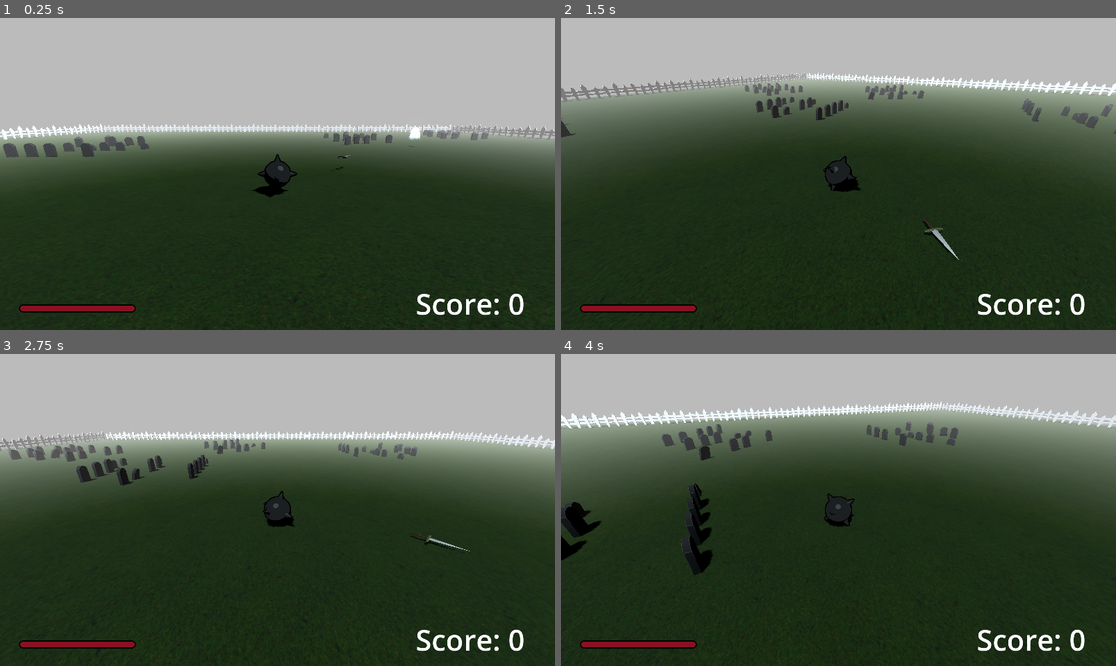
Above: before the commit, frames 1-4 (two rows, left to right).
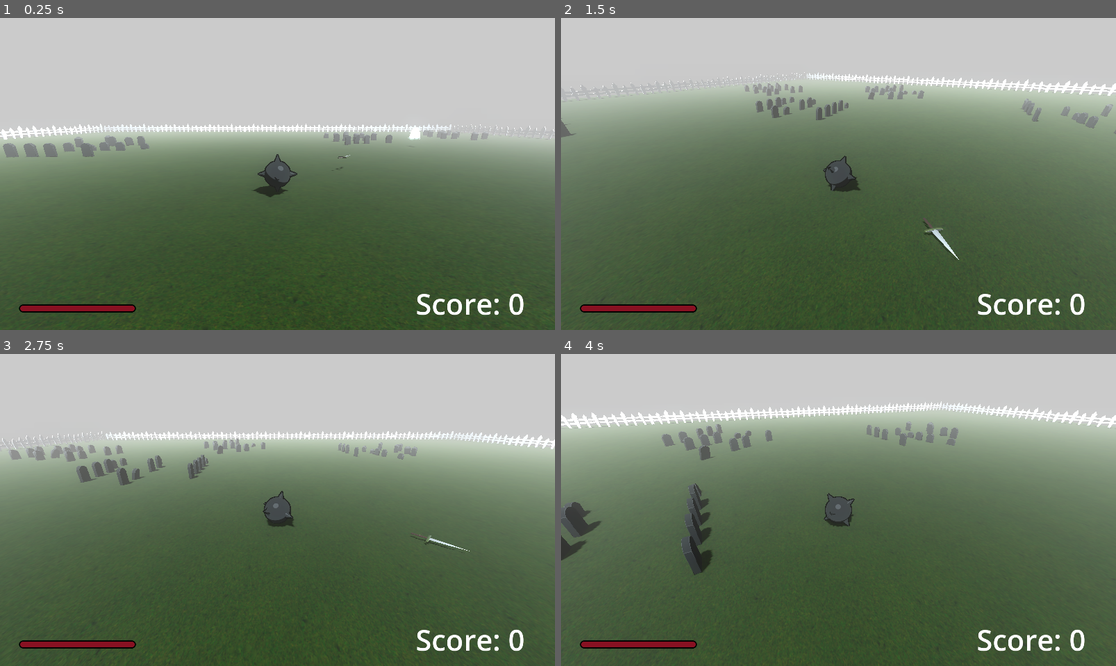
Above: after the commit, the same moments.

Repository: erikringwalters/pirate-jam-16-prototype
Game: Godot game, scene res://scenes/main.tscn
The game is run twice, just before and just after one commit, with the same random seed, the same clock (stepped at 60 frames per second) and the same inputs.
Inputs (mouse positions are in pixels of both pictures, inside the frame that each line leads up to):
- Up to frame 1 (0.25 s): no input
- Up to frame 2 (1.5 s): tap Enter (restart) at 0.5, 1.25 s; move the mouse to (960, 158) at 0.52 s; press the mouse at (960, 158) at 0.53 s; hold D (move_right) 0.53-1.28 s; move the mouse to (810, 174) at 1.27 s; release the mouse at (810, 174) at 1.28 s; hold W (move_up) from 1.28 s (still down); click (810, 174) at 1.35 s
- Up to frame 3 (2.75 s): keep holding W (move_up); tap Enter (restart) at 2 s; move the mouse to (288, 503) at 2.02 s; press the mouse at (288, 503) at 2.03 s
- Up to frame 4 (4 s): keep holding W (move_up); tap Enter (restart) at 2.75, 3.5 s; move the mouse to (832, 516) at 2.77 s; release the mouse at (832, 516) at 2.78 s; click (832, 516) at 2.85 s; move the mouse to (877, 513) at 3.52 s; press the mouse at (877, 513) at 3.53 s

The runs differ from the first frame. In frame 1, 63% of the frame differs, in the area x 0-100%, y 33-100%; in frame 2, 77%; in frame 3, 72%; in frame 4, 79%, in the area x 0-100%, y 16-100%.

Commit message:
fog effects + rocket kickback reduction

Diff:
--- /dev/null
+++ b/scenes/boundaries/fence.tscn
@@ -0,0 +1,5 @@
+[gd_scene load_steps=2 format=3 uid="uid://bwc4xxi65ffhy"]
+
+[ext_resource type="PackedScene" uid="uid://5kecjmlmmahs" path="res://assets/environment/fence.glb" id="1_r4yec"]
+
+[node name="fence" instance=ExtResource("1_r4yec")]
--- a/scenes/level/level.tscn
+++ b/scenes/level/level.tscn
@@ -16,17 +16,20 @@
 
 [sub_resource type="Environment" id="Environment_h2yge"]
 background_mode = 1
-background_color = Color(1, 1, 1, 1)
-background_energy_multiplier = 0.0
+background_color = Color(0.979405, 0.979405, 0.979405, 1)
+background_energy_multiplier = 0.4
 ambient_light_source = 2
-ambient_light_color = Color(0.546974, 0.53254, 0.511588, 1)
+ambient_light_color = Color(0.936698, 0.96583, 1, 1)
 ambient_light_energy = 0.25
 glow_enabled = true
+glow_bloom = 0.3
 fog_enabled = true
 fog_mode = 1
 fog_light_color = Color(1, 1, 1, 1)
-fog_light_energy = 0.5
+fog_light_energy = 0.4
 fog_density = 1.0
+fog_depth_begin = 0.0
+fog_depth_end = 80.0
 
 [sub_resource type="StandardMaterial3D" id="StandardMaterial3D_pe1ox"]
 albedo_color = Color(0.666315, 0.578244, 0.421775, 1)
--- a/scripts/explosion.gd
+++ b/scripts/explosion.gd
@@ -2,7 +2,7 @@
 
 var damage : float = 500
 var items_in_radius : Array
-var explosion_force : int = 5
+var explosion_force : int = 2.5
 
 var fired_by_player = false
 
